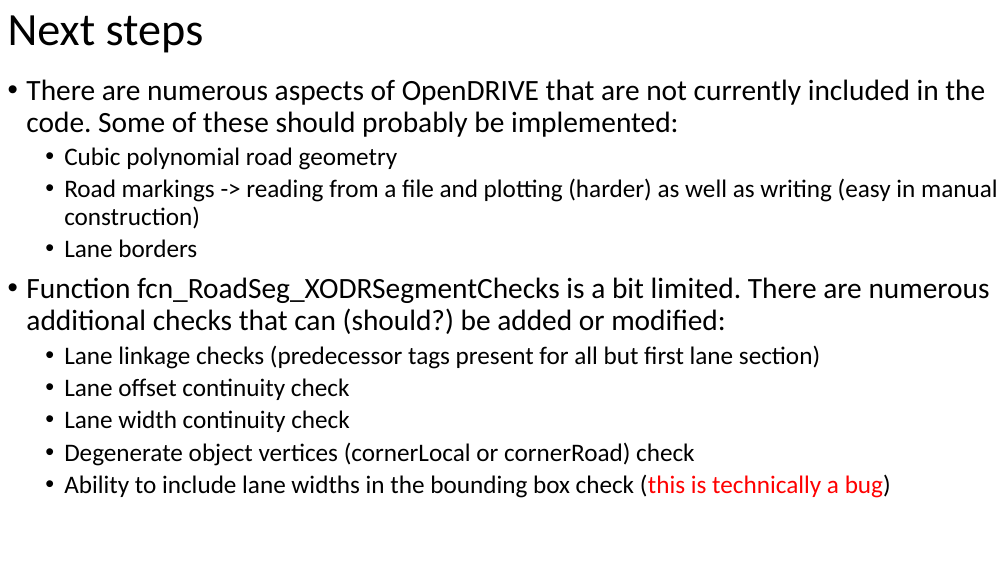
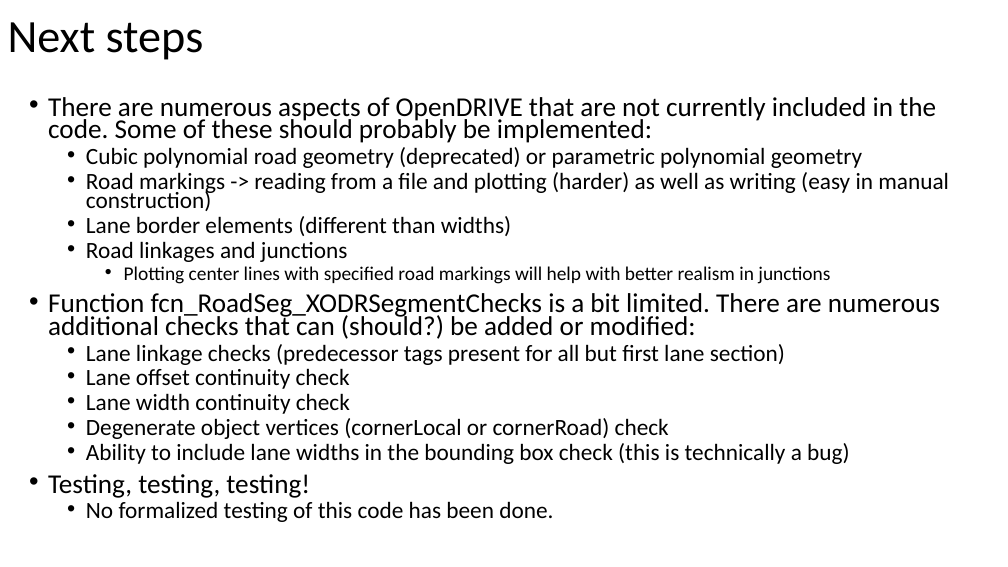
Before and after one commit to ivsg-psu/PathPlanning_MapTools_ParseXODR, a slide deck: slide 27 of Documents/OpenDRIVE-MATLAB.pptx (slide 20 before the commit). Drawn at 1008x567 pixels with LibreOffice and Linux fonts; fonts in the diff are those of the drawing. Boxes give left, top, right and bottom in pixels: in the first picture for what was removed or moved away, otherwise in the second. Text is boxed around its words. In the diff, an @@ line names an element or a change of style, - is before the commit and + after.

Commit message:
DOC: added more documentation for the overall library of functions related to conversion, plotting, and handling of OpenDRIVE data structures in MATLAB

```diff
--- a/Documents/OpenDRIVE-MATLAB.pptx
+++ b/Documents/OpenDRIVE-MATLAB.pptx
@@ title "Next steps": place and size @@
-title "Next steps" at [8, 15, 204, 53]
+title "Next steps" at [8, 22, 204, 60]
@@ text "There are numerous aspects of ...": place and size @@
-text "There are numerous aspects of ..." at [26, 79, 998, 498]
+text "There are numerous aspects of ..." at [48, 97, 949, 522]
@@ text at [48, 97, 949, 464]: size 28 to 25.9 pt in "There are numerous aspects of OpenDRIVE that ...", "Function fcn_RoadSeg_XODRSegmentChecks is a bit limited. The ..."; size 24 to 22.2 pt in "Road markings -> reading from a file ...", "Lane linkage checks (predecessor tags present for ...", "Lane offset continuity check", "Lane width continuity check" and 2 more places; text colour #FF0000 to #000000 in "(this is technically a bug)"; line spacing 0.9 to 0.7 @@
@@ text at [86, 147, 862, 168]: text changed; size 24 to 22.2 pt @@
-  • Cubic polynomial road geometry
+  • Cubic polynomial road geometry (deprecated) or parametric polynomial geometry
@@ text at [86, 216, 830, 284]: text changed; size 24 to 18.5 pt @@
-  • Lane borders
+  • Lane border elements (different than widths)
+  • Road linkages and junctions
+    • Plotting center lines with specified road markings will help with better realism in junctions
@@ text at [48, 474, 553, 522]: paragraphs added @@
+• Testing, testing, testing!
+  • No formalized testing of this code has been done.
```
Also in this commit, not shown: 10 other slides changed, 10 slides added, 3 slides removed, 3 other files.
